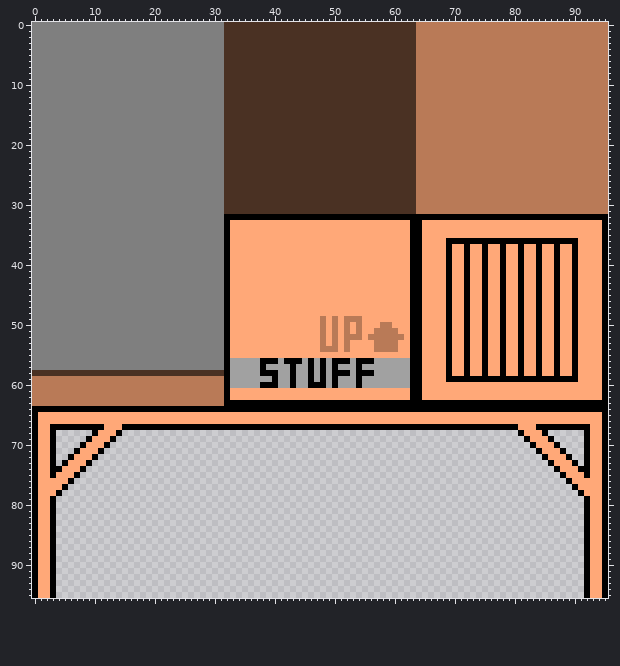
One commit to this sprite sheet: Box_Game/Assets/Sprites/Tilemaps/Cube Game Tiles.png. Above: the version before the commit.
The file is 96x96 pixels.
After:
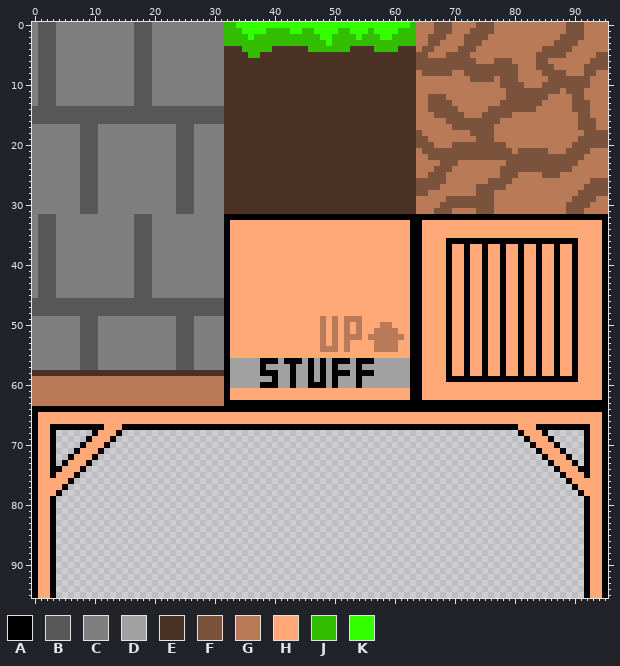
Palette (. is transparent): A #000000  B #585858  C #7f7f7f  D #a1a1a1  E #4a3123  F #7b533c  G #b97a57  H #ffa878  J #32bd00  K #33ff00
Changes in this commit:
y 0: x 1..3 CCC -> BBB; x 17..19 CCC -> BBB; x 32..63 EEEEEEEEEEEEEEEEEEEEEEEEEEEEEEEE -> JJKKKKKKKKKKKKKKKKKKKKKKKKKKKKKJ; x 67..69 GGG -> FFF; x 74..76 GGG -> FFF; x 89..91 GGG -> FFF
y 1: x 1..3 CCC -> BBB; x 17..19 CCC -> BBB; x 32..63 EEEEEEEEEEEEEEEEEEEEEEEEEEEEEEEE -> JJJKKKKJJJJKKJJKKKKJJKKKJKKKKJJJ; x 67..69 GGG -> FFF; x 73..76 GGGG -> FFFF; x 89..91 GGG -> FFF
y 2: x 1..3 CCC -> BBB; x 17..19 CCC -> BBB; x 32..63 EEEEEEEEEEEEEEEEEEEEEEEEEEEEEEEE -> JJJJKJJJJJJJJJJJKKJJJJKJJJKKJJJJ; x 66..68 GGG -> FFF; x 72..75 GGGG -> FFFF; x 88..91 GGGG -> FFFF
y 3: x 1..3 CCC -> BBB; x 17..19 CCC -> BBB; x 32..63 EEEEEEEEEEEEEEEEEEEEEEEEEEEEEEEE -> JJJJJJJJJJJJJJJJJKJJJJJJJJJJJJJJ; x 66..67 GG -> FF; x 72..74 GGG -> FFF; x 87..90 GGGG -> FFFF
y 4: x 1..3 CCC -> BBB; x 17..19 CCC -> BBB; x 35..39 EEEEE -> JJJJJ; x 46..52 EEEEEEE -> JJJJJJJ; x 57..60 EEEE -> JJJJ; x 65..66 GG -> FF; x 71..73 GGG -> FFF; x 85..89 GGGGG -> FFFFF
y 5: x 1..3 CCC -> BBB; x 17..19 CCC -> BBB; x 36..37 EE -> JJ; x 64..65 GG -> FF; x 69..72 GGGG -> FFFF; x 84..88 GGGGG -> FFFFF; x 94..95 GG -> FF
y 6: x 1..3 CCC -> BBB; x 17..19 CCC -> BBB; x 64..73 GGGGGGGGGG -> FFFFFFFFFF; x 77..79 GGG -> FFF; x 84..85 GG -> FF; x 93..95 GGG -> FFF
y 7: x 1..3 CCC -> BBB; x 17..19 CCC -> BBB; x 64..80 GGGGGGGGGGGGGGGGG -> FFFFFFFFFFFFFFFFF; x 84..86 GGG -> FFF; x 92..95 GGGG -> FFFF
y 8: x 1..3 CCC -> BBB; x 17..19 CCC -> BBB; x 65..69 GGGGG -> FFFFF; x 72..80 GGGGGGGGG -> FFFFFFFFF; x 85..88 GGGG -> FFFF; x 92..93 GG -> FF
y 9: x 1..3 CCC -> BBB; x 17..19 CCC -> BBB; x 73..76 GGGG -> FFFF; x 78..80 GGG -> FFF; x 86..92 GGGGGGG -> FFFFFFF
y 10: x 1..3 CCC -> BBB; x 17..19 CCC -> BBB; x 78..81 GGGG -> FFFF; x 85..92 GGGGGGGG -> FFFFFFFF
y 11: x 1..3 CCC -> BBB; x 17..19 CCC -> BBB; x 79..87 GGGGGGGGG -> FFFFFFFFF; x 89..91 GGG -> FFF
y 12: x 1..3 CCC -> BBB; x 17..19 CCC -> BBB; x 66..68 GGG -> FFF; x 79..85 GGGGGGG -> FFFFFFF; x 90..91 GG -> FF
y 13: x 1..3 CCC -> BBB; x 17..19 CCC -> BBB; x 66..69 GGGG -> FFFF; x 78..84 GGGGGGG -> FFFFFFF; x 90..92 GGG -> FFF
y 14: x 0..31 CCCCCCCCCCCCCCCCCCCCCCCCCCCCCCCC -> BBBBBBBBBBBBBBBBBBBBBBBBBBBBBBBB; x 66..70 GGGGG -> FFFFF; x 76..83 GGGGGGGG -> FFFFFFFF; x 90..92 GGG -> FFF
y 15: x 0..31 CCCCCCCCCCCCCCCCCCCCCCCCCCCCCCCC -> BBBBBBBBBBBBBBBBBBBBBBBBBBBBBBBB; x 67..71 GGGGG -> FFFFF; x 75..79 GGGGG -> FFFFF; x 91..92 GG -> FF
y 16: x 0..31 CCCCCCCCCCCCCCCCCCCCCCCCCCCCCCCC -> BBBBBBBBBBBBBBBBBBBBBBBBBBBBBBBB; x 69..77 GGGGGGGGG -> FFFFFFFFF; x 91..93 GGG -> FFF
y 17: x 8..10 CCC -> BBB; x 24..26 CCC -> BBB; x 70..76 GGGGGGG -> FFFFFFF; x 91..93 GGG -> FFF
y 18: x 8..10 CCC -> BBB; x 24..26 CCC -> BBB; x 64 G -> F; x 73..76 GGGG -> FFFF; x 92..95 GGGG -> FFFF
y 19: x 8..10 CCC -> BBB; x 24..26 CCC -> BBB; x 64..65 GG -> FF; x 74..76 GGG -> FFF; x 91..95 GGGGG -> FFFFF
y 20: x 8..10 CCC -> BBB; x 24..26 CCC -> BBB; x 64..66 GGG -> FFF; x 70..78 GGGGGGGGG -> FFFFFFFFF; x 90..95 GGGGGG -> FFFFFF
y 21: x 8..10 CCC -> BBB; x 24..26 CCC -> BBB; x 65..79 GGGGGGGGGGGGGGG -> FFFFFFFFFFFFFFF; x 81..85 GGGGG -> FFFFF; x 89..92 GGGG -> FFFF
y 22: x 8..10 CCC -> BBB; x 24..26 CCC -> BBB; x 66..91 GGGGGGGGGGGGGGGGGGGGGGGGGG -> FFFFFFFFFFFFFFFFFFFFFFFFFF
y 23: x 8..10 CCC -> BBB; x 24..26 CCC -> BBB; x 68..70 GGG -> FFF; x 79..90 GGGGGGGGGGGG -> FFFFFFFFFFFF
y 24: x 8..10 CCC -> BBB; x 24..26 CCC -> BBB; x 67..69 GGG -> FFF; x 78..89 GGGGGGGGGGGG -> FFFFFFFFFFFF
y 25: x 8..10 CCC -> BBB; x 24..26 CCC -> BBB; x 66..68 GGG -> FFF; x 78..80 GGG -> FFF; x 85..87 GGG -> FFF
y 26: x 8..10 CCC -> BBB; x 24..26 CCC -> BBB; x 64..68 GGGGG -> FFFFF; x 76..79 GGGG -> FFFF; x 93..95 GGG -> FFF
y 27: x 8..10 CCC -> BBB; x 24..26 CCC -> BBB; x 64..67 GGGG -> FFFF; x 74..78 GGGGG -> FFFFF; x 92..95 GGGG -> FFFF
y 28: x 8..10 CCC -> BBB; x 24..26 CCC -> BBB; x 64..65 GG -> FF; x 74..76 GGG -> FFF; x 91..95 GGGGG -> FFFFF
y 29: x 8..10 CCC -> BBB; x 24..26 CCC -> BBB; x 69..76 GGGGGGGG -> FFFFFFFF; x 90..93 GGGG -> FFFF
y 30: x 8..10 CCC -> BBB; x 24..26 CCC -> BBB; x 68..76 GGGGGGGGG -> FFFFFFFFF; x 89..92 GGGG -> FFFF
y 31: x 8..10 CCC -> BBB; x 24..26 CCC -> BBB; x 67..69 GGG -> FFF; x 74..76 GGG -> FFF; x 89..91 GGG -> FFF
y 32..45: x 1..3 CCC -> BBB; x 17..19 CCC -> BBB
y 46..48: x 0..31 CCCCCCCCCCCCCCCCCCCCCCCCCCCCCCCC -> BBBBBBBBBBBBBBBBBBBBBBBBBBBBBBBB
y 49..57: x 8..10 CCC -> BBB; x 24..26 CCC -> BBB
